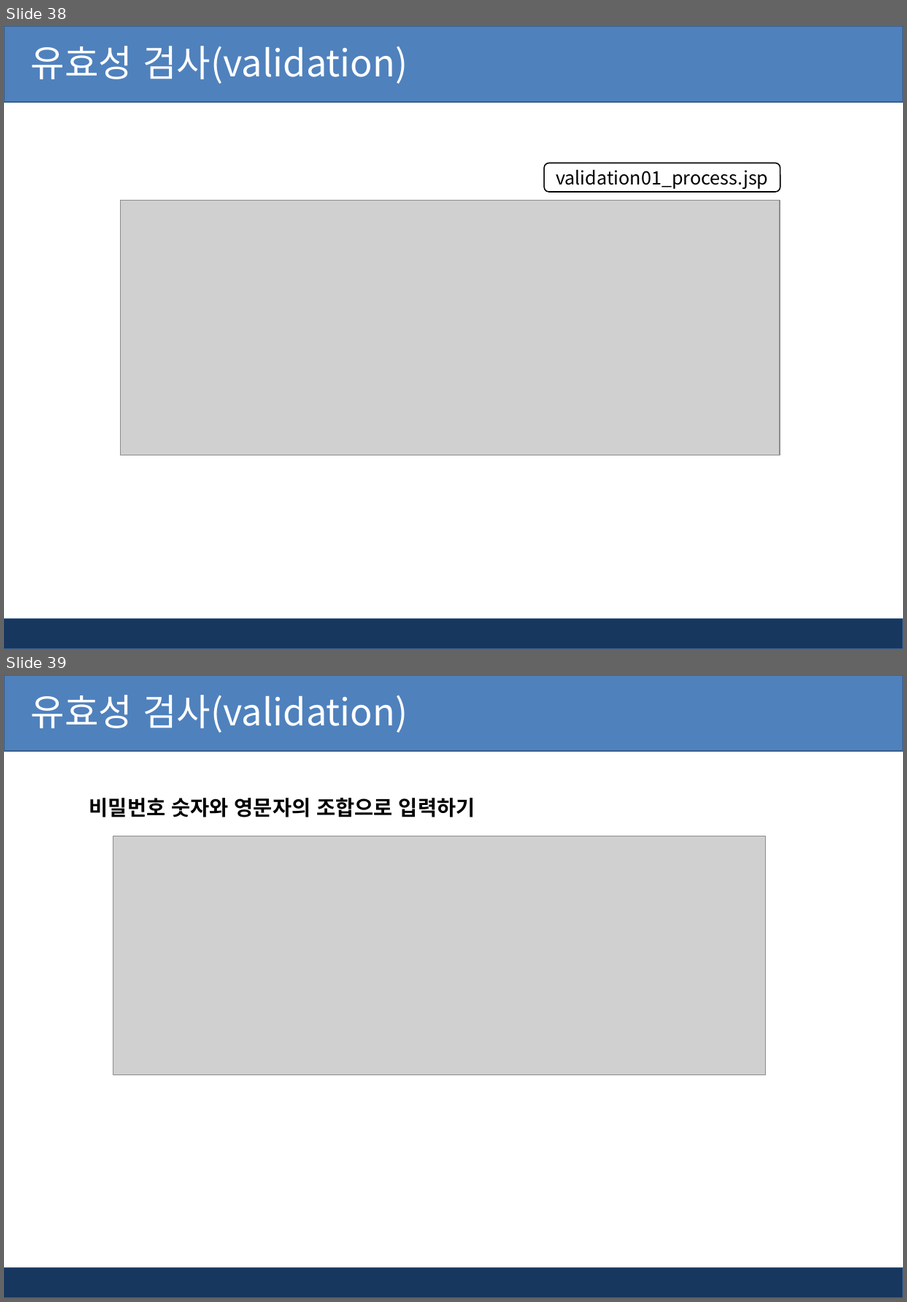
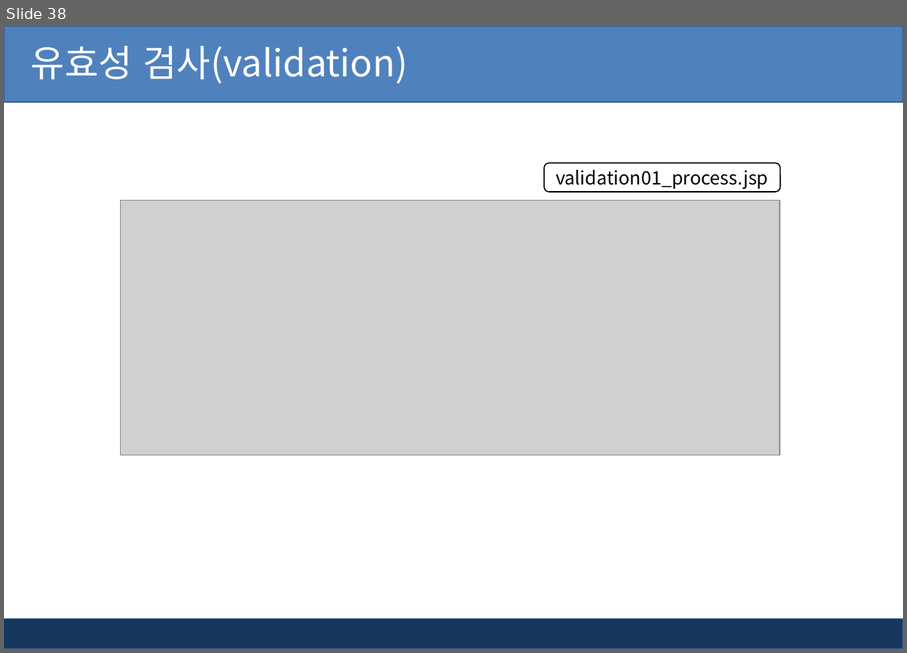
Before and after one commit to pshho/ngreen_project, a slide deck: jspWorks/자료/jsp_ppt/6장. jsp 유효성검사와 정규표현식.pptx. Shown one above the other, each under a label of ours: slides 38 and 39 before the commit, slide 38 after it. The pictures are 907x1302 and 907x653 pixels, drawn with LibreOffice and Linux fonts; fonts in the diff are those of the drawing; grey boxes stand for pictures; background and template pictures are left out. Boxes give left, top, right and bottom in pixels: in the first picture for what was removed or moved away, otherwise in the second. Text is boxed around its words. In the diff, an @@ line names an element or a change of style, - is before the commit and + after.

```diff
--- a/jspWorks/자료/jsp_ppt/6장. jsp 유효성검사와 정규표현식.pptx
+++ b/jspWorks/자료/jsp_ppt/6장. jsp 유효성검사와 정규표현식.pptx
@@ slide 39 removed at [4,675,903,1298], background #FFFFFF; not listed: 2 template elements that a slide beside it also shows @@
@@ text removed at [31,695,408,733] @@
-유효성 검사(validation)
@@ text removed at [89,798,476,817] @@
-비밀번호 숫자와 영문자의 조합으로 입력하기
@@ picture removed at [114,836,766,1075] @@
```
Also in this commit, not shown: 6 slides changed, 1 other slide removed, 26 other files.
